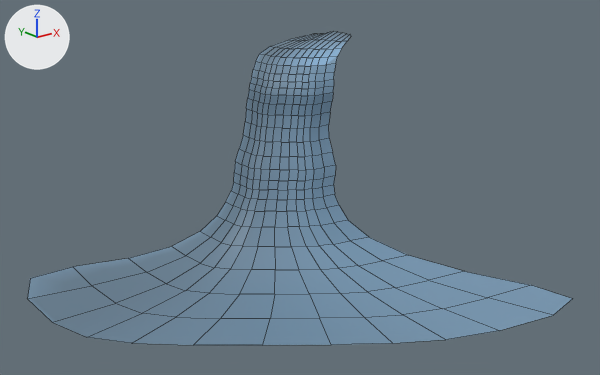
An edit to the FBX model OperationCoffeeShop/Assets/Art and Design/Models/brandons/LargeWaterfall.fbx, drawn before and after from the same camera.
The view is the same before and after, from a 50 mm lens placed at (-29.0, -665.0, 384.0), pointed at (552.0, 61.0, 94.0). Lighting does not change. The marker at upper left points along +X, +Y and +Z. Mesh edges are drawn as thin lines. Where no turn or scale is listed for an object, it has been applied to the vertices.

In view in the first picture: 'large_waterfall'.
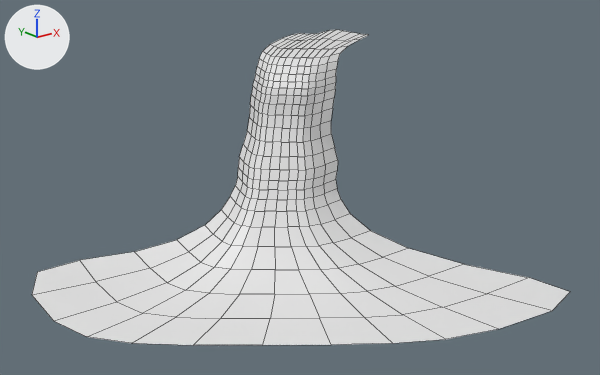
Diff of the bpy script that builds the scene:
```diff
--- a/OperationCoffeeShop/Assets/Art and Design/Models/brandons/LargeWaterfall.fbx.py
+++ b/OperationCoffeeShop/Assets/Art and Design/Models/brandons/LargeWaterfall.fbx.py
@@ me_mesh_005 @@
 # used by ob_large_waterfall; location = (695.4, 203.7, 222.2)
-me_mesh_005.from_pydata(...)  # 325 vertices, 288 faces; spans x -427.0..113.0, y -397.0..97.0, z -241.0..15.0
-me_mesh_005.materials.append(mat_water_001)
+me_mesh_005.from_pydata(...)  # 325 vertices, 288 faces; spans x -424.0..140.0, y -389.0..124.0, z -241.0..16.0
+# me_mesh_005 part 1: 169 of 325 vertices moved; they spanned x -427.0..113.0, y -397.0..97.0, z -241.0..15.0 and now span x -424.0..140.0, y -389.0..124.0, z -241.0..16.0; mean shift (8.0, 8.0, 0.0); largest move (95.0, 37.0, 11.0) -> (127.0, 34.0, 10.0)
+# me_mesh_005 part 2: texture (UV) coordinates of 288 of 288 faces, centred in x -390.0..73.0, y -360.0..68.0, z -241.0..14.0, changed; they spanned u 0.0..1.0, v 0.2..1.0 and now span u 0.0..1.0, v 0.0..1.0
```

Pixel boxes (x1, y1, x2, y2) of what changed, in the pictures (600 x 375 px; the box of a moved part takes in the faces that stretch with it):
'large_waterfall', recoloured, reshaped, surface changed (blue to white)
    before: (27, 31, 572, 345)
    after: (32, 30, 570, 345)
part 1 of me_mesh_005, moved or reshaped
    before: (27, 31, 572, 340)
    after: (32, 30, 570, 339)
part 2 of me_mesh_005, surface changed (blue to white)
    both: (88, 49, 445, 345)
